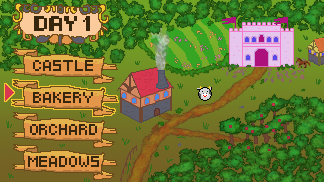
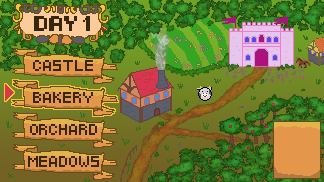
Two versions of the same layered image (324 x 182). Layer-by-layer changes:
added layer "Layer 30" above "Layer 5 copy 11" over (x1=274, y1=122, x2=320, y2=178)
added layer "Layer 5 copy 11" above "DAY 1" over (x1=274, y1=122, x2=320, y2=178)
